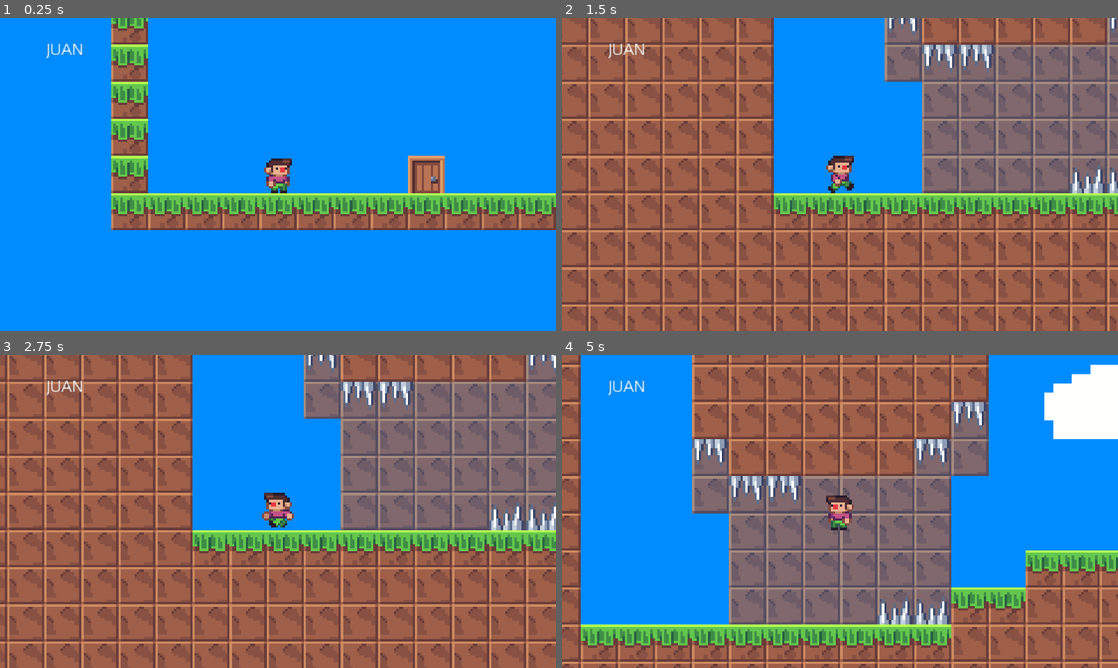
Above: before the commit, frames 1-4 (two rows, left to right).
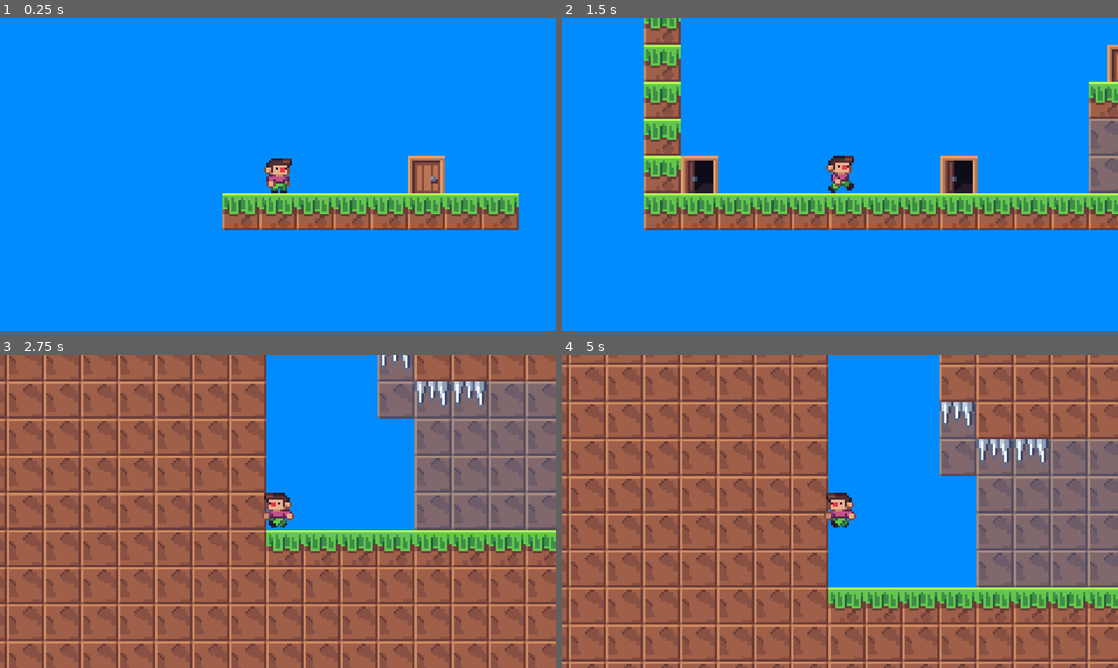
Above: after the commit, the same moments.

Repository: Evanator05/JuansJourney
Game: Godot game, scene res://Levels/0/Lobby.tscn
The game is run twice, just before and just after one commit, with the same random seed, the same clock (stepped at 60 frames per second) and the same inputs. Before the commit the project starts from res://Levels/1/Lobby.tscn.
Inputs:
- Up to frame 1 (0.25 s): no input
- Up to frame 2 (1.5 s): tap Enter at 0.5 s; hold Right (ui_right) from 0.53 s (still down); tap Up (ui_up) at 0.77 s
- Up to frame 3 (2.75 s): tap Up (ui_up) at 1.52 s; release Right (ui_right) at 2.03 s; hold Left (ui_left) from 2.03 s (still down)
- Up to frame 4 (5 s): release Left (ui_left) at 2.78 s; hold Right (ui_right) 2.78-4.28 s; tap Up (ui_up) at 3.02, 3.77, 4.52 s; hold Left (ui_left) from 4.28 s (still down)

The runs differ from the first frame. In frame 1, 7.0% of the frame differs, in the area x 8-100%, y 0-68%; in frame 2, 80%; in frame 3, 22%; in frame 4, 80%, in the area x 0-100%, y 0-100%.

Commit message:
Added lobby and ui test

Diff:
--- a/Juan.tscn
+++ b/Juan.tscn
@@ -56,17 +56,6 @@
 drag_margin_top = 0.0
 drag_margin_bottom = 0.35
 
-[node name="RichTextLabel" type="RichTextLabel" parent="Camera2D"]
-margin_left = -199.787
-margin_top = -114.164
-margin_right = -159.787
-margin_bottom = -74.1639
-tab_size = 6
-text = "JUAN"
-__meta__ = {
-"_edit_use_anchors_": false
-}
-
 [node name="AnimatedSprite" type="AnimatedSprite" parent="."]
 frames = SubResource( 7 )
 animation = "Juan_Idle"
--- a/JumpCrystal.tscn
+++ b/JumpCrystal.tscn
@@ -1,7 +1,8 @@
 [gd_scene load_steps=4 format=2]
 
 [ext_resource path="res://Sprites/JumpCrystal.png" type="Texture" id=1]
-[ext_resource path="res://JumpCrystal.gd" type="Script" id=2]
+[ext_resource path="res://Code/JumpCrystal.gd" type="Script" id=2]
+
 
 
 [sub_resource type="RectangleShape2D" id=1]
--- /dev/null
+++ b/Levels/0/Lobby.tscn
@@ -0,0 +1,18 @@
+[gd_scene load_steps=4 format=2]
+
+[ext_resource path="res://Objects/TileMaps/GrassTilemap.tscn" type="PackedScene" id=1]
+[ext_resource path="res://Juan.tscn" type="PackedScene" id=2]
+[ext_resource path="res://Objects/Triggers/Door.tscn" type="PackedScene" id=3]
+
+[node name="Level" type="Node2D"]
+
+[node name="GrassTilemap" parent="." instance=ExtResource( 1 )]
+tile_data = PoolIntArray( 131071, 0, 0, 65536, 0, 0, 65537, 0, 0, 65538, 0, 0, 65539, 0, 0, 65540, 0, 0, 65541, 0, 0, 65542, 0, 0 )
+
+[node name="Door" parent="." instance=ExtResource( 3 )]
+position = Vector2( 128, 0 )
+world = "1"
+level = "Lobby"
+
+[node name="Juan" parent="." instance=ExtResource( 2 )]
+position = Vector2( 16, 16 )
--- a/Levels/1/1.tscn
+++ b/Levels/1/1.tscn
@@ -1,14 +1,22 @@
 [gd_scene load_steps=21 format=2]
 
 [ext_resource path="res://Sprites/BackgroundCloud.png" type="Texture" id=1]
-[ext_resource path="res://DirtBackgroundTileset.tscn" type="PackedScene" id=2]
-[ext_resource path="res://Spike.tscn" type="PackedScene" id=8]
-[ext_resource path="res://Enemy.tscn" type="PackedScene" id=9]
-[ext_resource path="res://Door.tscn" type="PackedScene" id=10]
+[ext_resource path="res://Objects/TileMaps/DirtBackgroundTileset.tscn" type="PackedScene" id=2]
+[ext_resource path="res://Objects/Enemies/Spike.tscn" type="PackedScene" id=8]
+[ext_resource path="res://Objects/Enemies/Enemy.tscn" type="PackedScene" id=9]
+[ext_resource path="res://Objects/Triggers/Door.tscn" type="PackedScene" id=10]
 [ext_resource path="res://Juan.tscn" type="PackedScene" id=11]
-[ext_resource path="res://GrassTilemap.tscn" type="PackedScene" id=12]
-[ext_resource path="res://EnemyMoveTrigger.tscn" type="PackedScene" id=13]
+[ext_resource path="res://Objects/TileMaps/GrassTilemap.tscn" type="PackedScene" id=12]
+[ext_resource path="res://Objects/Triggers/EnemyMoveTrigger.tscn" type="PackedScene" id=13]
 [ext_resource path="res://Sprites/GrassTilemap.png" type="Texture" id=14]
+
+
+
+
+
+
+
+
 
 [sub_resource type="ConvexPolygonShape2D" id=1]
 points = PoolVector2Array( 0, 0, 32, 0, 32, 32, 0, 32 )
--- a/Levels/1/2.tscn
+++ b/Levels/1/2.tscn
@@ -1,13 +1,21 @@
 [gd_scene load_steps=9 format=2]
 
-[ext_resource path="res://Spike.tscn" type="PackedScene" id=1]
-[ext_resource path="res://EnemyMoveTrigger.tscn" type="PackedScene" id=2]
-[ext_resource path="res://DirtBackgroundTileset.tscn" type="PackedScene" id=3]
+[ext_resource path="res://Objects/Enemies/Spike.tscn" type="PackedScene" id=1]
+[ext_resource path="res://Objects/Triggers/EnemyMoveTrigger.tscn" type="PackedScene" id=2]
+[ext_resource path="res://Objects/TileMaps/DirtBackgroundTileset.tscn" type="PackedScene" id=3]
 [ext_resource path="res://Juan.tscn" type="PackedScene" id=4]
-[ext_resource path="res://GrassTilemap.tscn" type="PackedScene" id=5]
-[ext_resource path="res://Door.tscn" type="PackedScene" id=6]
-[ext_resource path="res://EnemyFly.tscn" type="PackedScene" id=7]
+[ext_resource path="res://Objects/TileMaps/GrassTilemap.tscn" type="PackedScene" id=5]
+[ext_resource path="res://Objects/Triggers/Door.tscn" type="PackedScene" id=6]
+[ext_resource path="res://Objects/Enemies/EnemyFly.tscn" type="PackedScene" id=7]
 [ext_resource path="res://Sprites/BackgroundCloud.png" type="Texture" id=8]
+
+
+
+
+
+
+
+
 
 [node name="Level" type="Node2D"]
 
--- a/Levels/1/3.tscn
+++ b/Levels/1/3.tscn
@@ -1,14 +1,22 @@
 [gd_scene load_steps=10 format=2]
 
 [ext_resource path="res://Juan.tscn" type="PackedScene" id=1]
-[ext_resource path="res://GrassTilemap.tscn" type="PackedScene" id=2]
-[ext_resource path="res://Spike.tscn" type="PackedScene" id=3]
-[ext_resource path="res://EnemyMoveTrigger.tscn" type="PackedScene" id=4]
-[ext_resource path="res://EnemyFly.tscn" type="PackedScene" id=5]
-[ext_resource path="res://Enemy.tscn" type="PackedScene" id=6]
-[ext_resource path="res://Door.tscn" type="PackedScene" id=7]
-[ext_resource path="res://DirtBackgroundTileset.tscn" type="PackedScene" id=8]
+[ext_resource path="res://Objects/TileMaps/GrassTilemap.tscn" type="PackedScene" id=2]
+[ext_resource path="res://Objects/Enemies/Spike.tscn" type="PackedScene" id=3]
+[ext_resource path="res://Objects/Triggers/EnemyMoveTrigger.tscn" type="PackedScene" id=4]
+[ext_resource path="res://Objects/Enemies/EnemyFly.tscn" type="PackedScene" id=5]
+[ext_resource path="res://Objects/Enemies/Enemy.tscn" type="PackedScene" id=6]
+[ext_resource path="res://Objects/Triggers/Door.tscn" type="PackedScene" id=7]
+[ext_resource path="res://Objects/TileMaps/DirtBackgroundTileset.tscn" type="PackedScene" id=8]
 [ext_resource path="res://Sprites/BackgroundCloud.png" type="Texture" id=9]
+
+
+
+
+
+
+
+
 
 [node name="Level" type="Node2D"]
 
--- a/Levels/1/4.tscn
+++ b/Levels/1/4.tscn
@@ -1,13 +1,21 @@
 [gd_scene load_steps=9 format=2]
 
-[ext_resource path="res://Spike.tscn" type="PackedScene" id=1]
+[ext_resource path="res://Objects/Enemies/Spike.tscn" type="PackedScene" id=1]
 [ext_resource path="res://JumpCrystal.tscn" type="PackedScene" id=2]
-[ext_resource path="res://GrassTilemap.tscn" type="PackedScene" id=3]
+[ext_resource path="res://Objects/TileMaps/GrassTilemap.tscn" type="PackedScene" id=3]
 [ext_resource path="res://Juan.tscn" type="PackedScene" id=4]
-[ext_resource path="res://Door.tscn" type="PackedScene" id=5]
-[ext_resource path="res://Enemy.tscn" type="PackedScene" id=6]
-[ext_resource path="res://EnemyMoveTrigger.tscn" type="PackedScene" id=7]
-[ext_resource path="res://DirtBackgroundTileset.tscn" type="PackedScene" id=8]
+[ext_resource path="res://Objects/Triggers/Door.tscn" type="PackedScene" id=5]
+[ext_resource path="res://Objects/Enemies/Enemy.tscn" type="PackedScene" id=6]
+[ext_resource path="res://Objects/Triggers/EnemyMoveTrigger.tscn" type="PackedScene" id=7]
+[ext_resource path="res://Objects/TileMaps/DirtBackgroundTileset.tscn" type="PackedScene" id=8]
+
+
+
+
+
+
+
+
 
 [node name="Level" type="Node2D"]
 
--- a/Levels/1/Lobby.tscn
+++ b/Levels/1/Lobby.tscn
@@ -1,8 +1,8 @@
 [gd_scene load_steps=5 format=2]
 
-[ext_resource path="res://GrassTilemap.tscn" type="PackedScene" id=1]
-[ext_resource path="res://Door.tscn" type="PackedScene" id=2]
-[ext_resource path="res://DirtBackgroundTileset.tscn" type="PackedScene" id=3]
+[ext_resource path="res://Objects/TileMaps/GrassTilemap.tscn" type="PackedScene" id=1]
+[ext_resource path="res://Objects/Triggers/Door.tscn" type="PackedScene" id=2]
+[ext_resource path="res://Objects/TileMaps/DirtBackgroundTileset.tscn" type="PackedScene" id=3]
 [ext_resource path="res://Juan.tscn" type="PackedScene" id=4]
 
 [node name="Level" type="Node2D"]
@@ -37,8 +37,12 @@
 world = "1"
 level = "4"
 
+[node name="Door5" parent="Doors" instance=ExtResource( 2 )]
+position = Vector2( -128, 0 )
+level = "Lobby"
+
 [node name="Juan" parent="." instance=ExtResource( 4 )]
-position = Vector2( -16, 16 )
+position = Vector2( 0, 16 )
 
 [node name="RichTextLabel" type="RichTextLabel" parent="."]
 margin_left = 784.0
--- a/Levels/5/1.tscn
+++ b/Levels/5/1.tscn
@@ -1,10 +1,16 @@
 [gd_scene load_steps=6 format=2]
 
 [ext_resource path="res://Juan.tscn" type="PackedScene" id=1]
-[ext_resource path="res://EnemyMoveTrigger.tscn" type="PackedScene" id=2]
-[ext_resource path="res://Enemy.tscn" type="PackedScene" id=3]
-[ext_resource path="res://GrassTilemap.tscn" type="PackedScene" id=4]
-[ext_resource path="res://Spike.tscn" type="PackedScene" id=5]
+[ext_resource path="res://Objects/Triggers/EnemyMoveTrigger.tscn" type="PackedScene" id=2]
+[ext_resource path="res://Objects/Enemies/Enemy.tscn" type="PackedScene" id=3]
+[ext_resource path="res://Objects/TileMaps/GrassTilemap.tscn" type="PackedScene" id=4]
+[ext_resource path="res://Objects/Enemies/Spike.tscn" type="PackedScene" id=5]
+
+
+
+
+
+
 
 [node name="Level" type="Node2D"]
 
--- a/Spike.tscn
+++ b/Objects/Enemies/Spike.tscn
@@ -1,7 +1,7 @@
 [gd_scene load_steps=4 format=2]
 
 [ext_resource path="res://Sprites/SpikeSprite.png" type="Texture" id=1]
-[ext_resource path="res://Spike.gd" type="Script" id=2]
+[ext_resource path="res://Code/Spike.gd" type="Script" id=2]
 
 [sub_resource type="RectangleShape2D" id=1]
 extents = Vector2( 16, 12 )
--- a/Door.tscn
+++ b/Objects/Triggers/Door.tscn
@@ -1,7 +1,7 @@
 [gd_scene load_steps=5 format=2]
 
 [ext_resource path="res://Sprites/DoorSpriteSheet.png" type="Texture" id=1]
-[ext_resource path="res://Door.gd" type="Script" id=2]
+[ext_resource path="res://Code/Door.gd" type="Script" id=2]
 
 [sub_resource type="CircleShape2D" id=1]
 radius = 112.0
@@ -20,12 +20,14 @@
 frame = 1
 
 [node name="OpenAnimation" type="Area2D" parent="."]
+visible = false
 
 [node name="CollisionShape2D" type="CollisionShape2D" parent="OpenAnimation"]
 position = Vector2( 16, 16 )
 shape = SubResource( 1 )
 
 [node name="LevelChange" type="Area2D" parent="."]
+visible = false
 
 [node name="CollisionShape2D" type="CollisionShape2D" parent="LevelChange"]
 position = Vector2( 16, 16 )
--- a/project.godot
+++ b/project.godot
@@ -16,7 +16,7 @@
 [application]
 
 config/name="JuansJournyRebirth"
-run/main_scene="res://Levels/1/Lobby.tscn"
+run/main_scene="res://Levels/0/Lobby.tscn"
 
 [display]
 
Renamed: Door.gd -> Code/Door.gd
Renamed: JumpCrystal.gd -> Code/JumpCrystal.gd
Renamed: Spike.gd -> Code/Spike.gd
Renamed: Enemy.tscn -> Objects/Enemies/Enemy.tscn
Renamed: EnemyFly.tscn -> Objects/Enemies/EnemyFly.tscn
Renamed: DirtBackgroundTileset.tscn -> Objects/TileMaps/DirtBackgroundTileset.tscn
Renamed: GrassTilemap.tscn -> Objects/TileMaps/GrassTilemap.tscn
Renamed: EnemyMoveTrigger.tscn -> Objects/Triggers/EnemyMoveTrigger.tscn
Not shown, changed: debug.log
